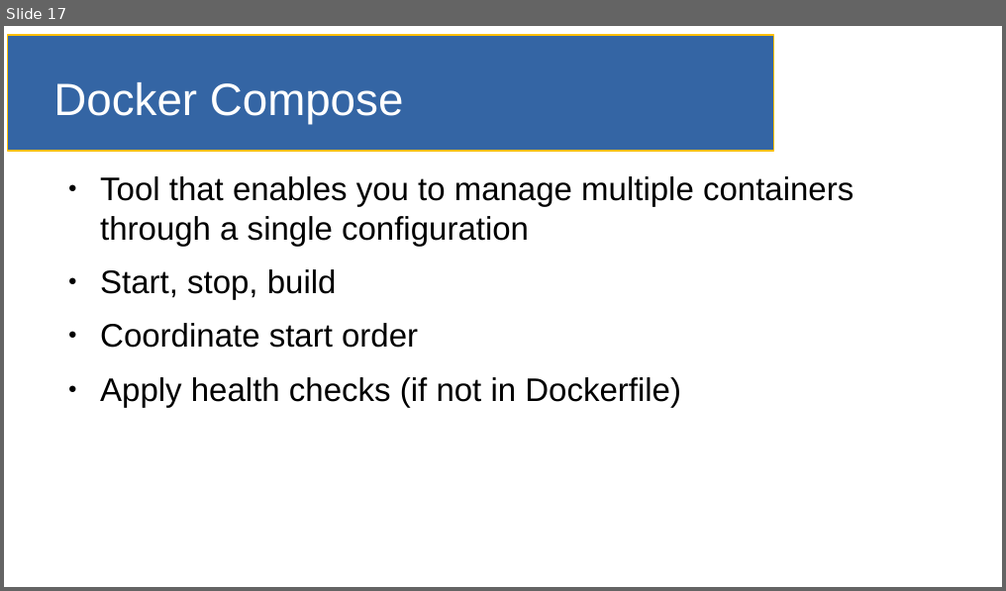
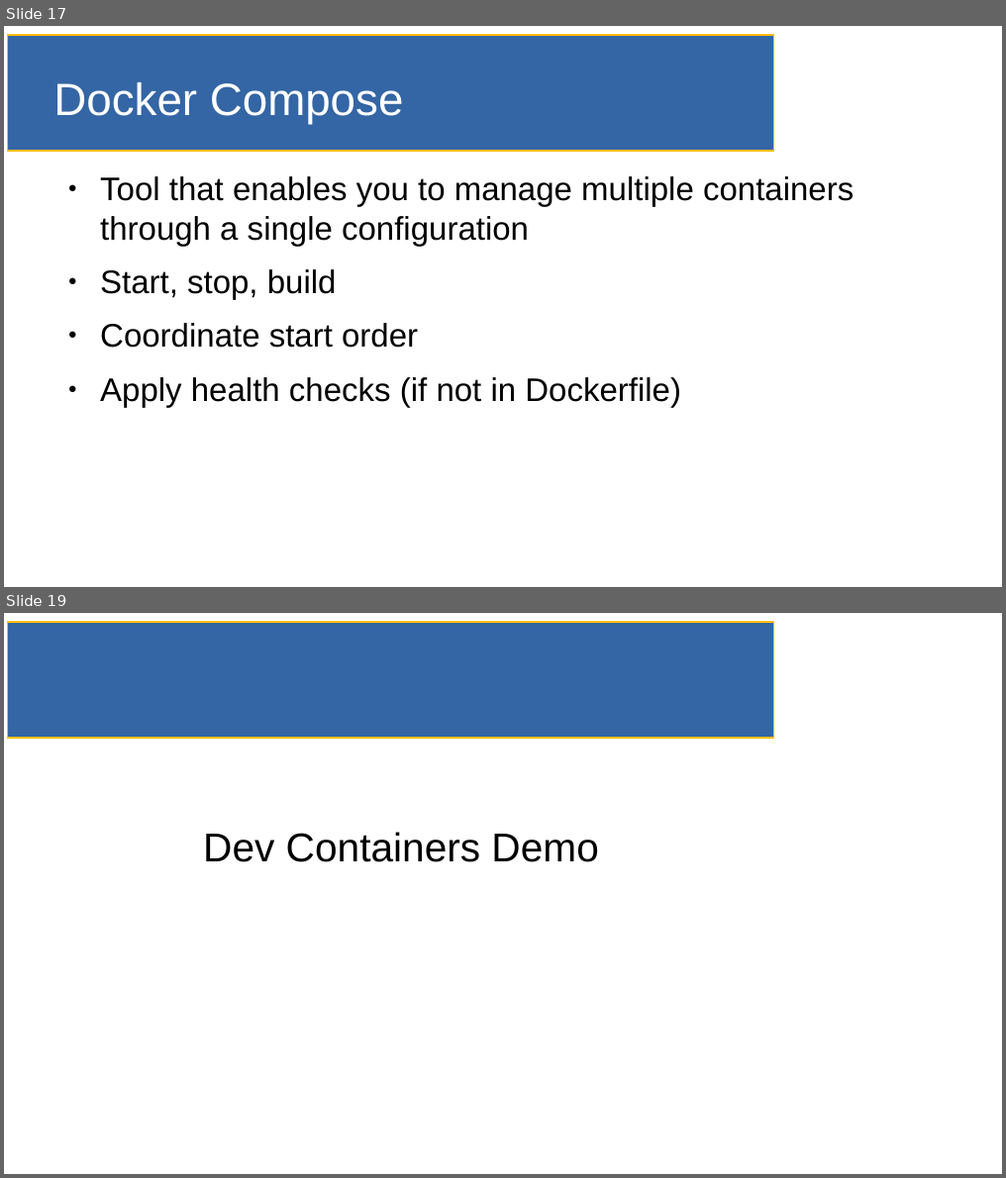
Before and after one commit to SmithE65/Containerizing, a slide deck: doc/slides.odp. Shown one above the other, each under a label of ours: slide 17 before the commit, slides 17 and 19 after it; the slides between them are not shown. The pictures are 1006x591 and 1006x1178 pixels, drawn with LibreOffice and Linux fonts; fonts in the diff are those of the drawing. Boxes give left, top, right and bottom in pixels: in the first picture for what was removed or moved away, otherwise in the second. Text is boxed around its words. In the diff, an @@ line names an element or a change of style, - is before the commit and + after.

```diff
--- a/doc/slides.odp
+++ b/doc/slides.odp
@@ slide 19 added at [4, 613, 1002, 1174], background #FFFFFF; not listed: 1 template element that a slide beside it also shows @@
@@ subtitle added at [203, 832, 598, 862], 32 pt, text #000000 @@
+Dev Containers Demo
```
Also in this commit, not shown: 2 slides changed, 2 other slides added, 2 other files.
